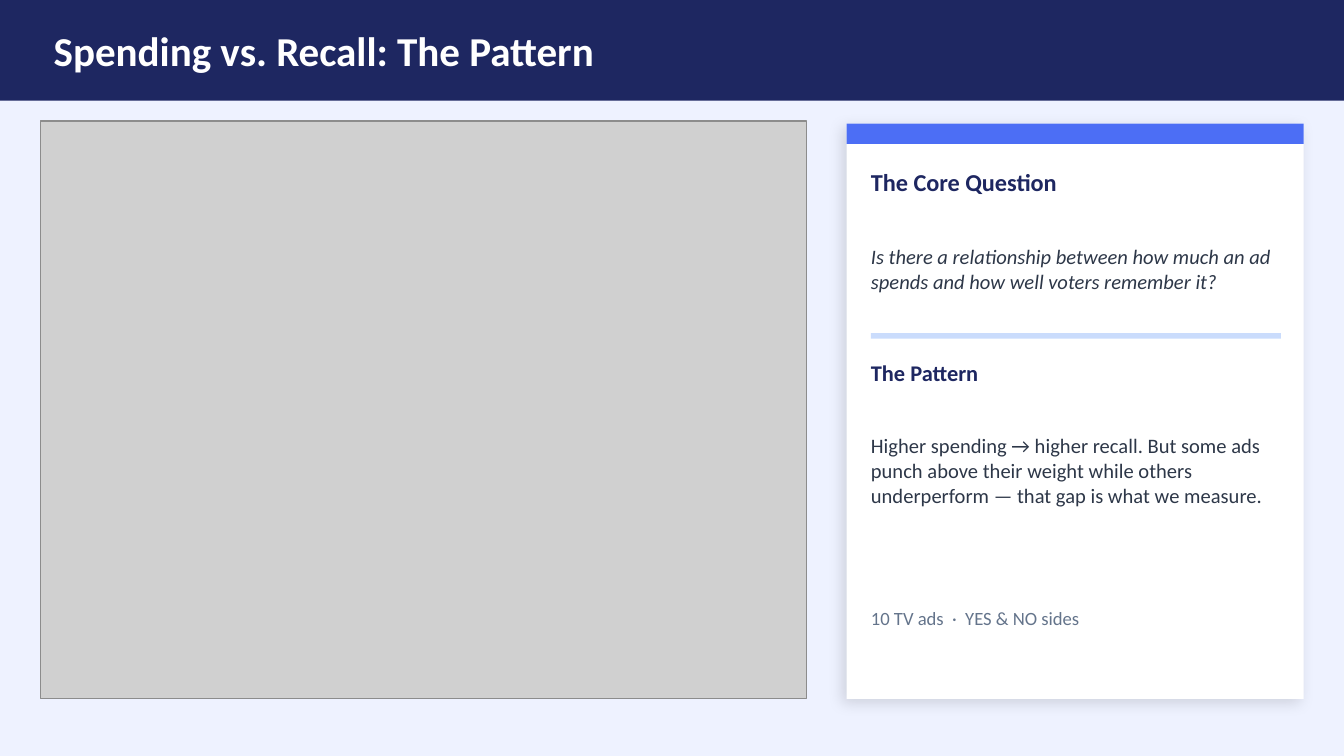
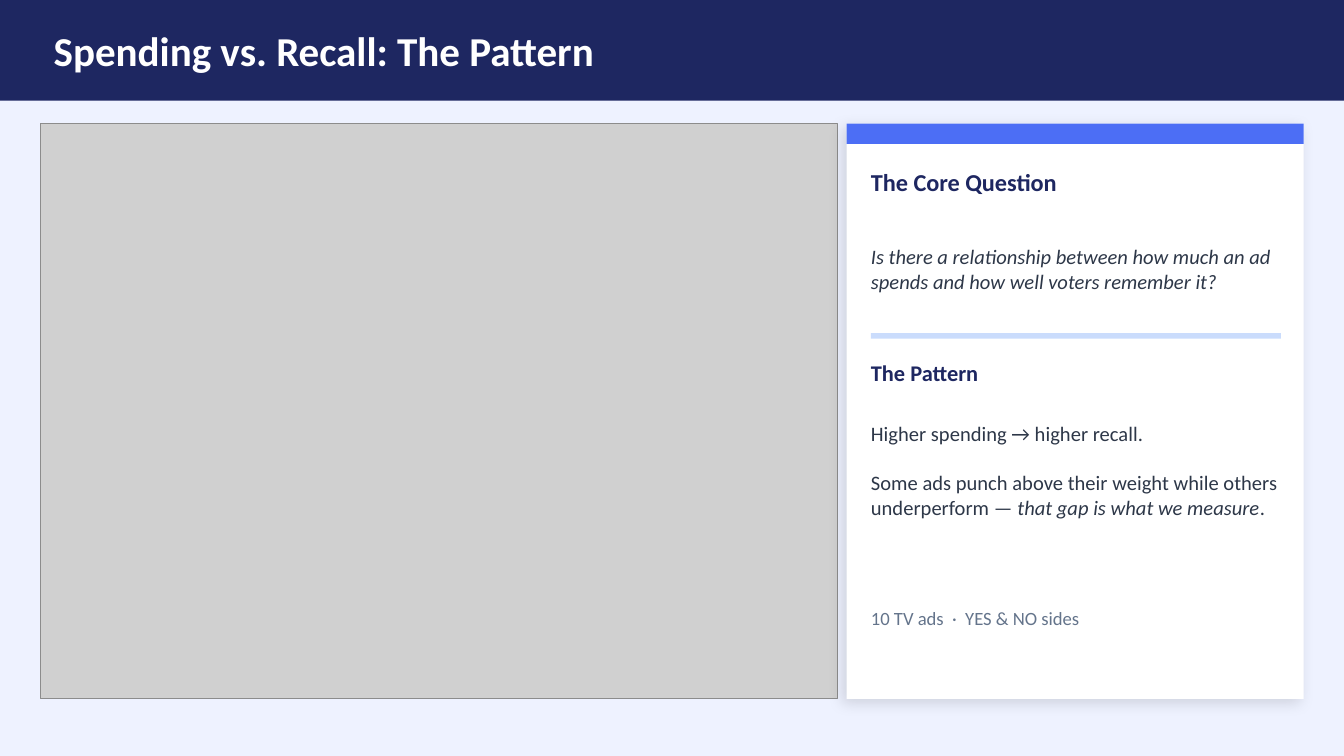
Before and after one commit to cballard18/campaign-stats-modeling-intro, a slide deck: slide 6 of Predictive_Modeling_Lunch_Learn.pptx. Drawn at 1344x756 pixels with LibreOffice and Linux fonts; fonts in the diff are those of the drawing; grey boxes stand for pictures. Boxes give left, top, right and bottom in pixels: in the first picture for what was removed or moved away, otherwise in the second. Text is boxed around its words. In the diff, an @@ line names an element or a change of style, - is before the commit and + after.

```diff
--- a/Predictive_Modeling_Lunch_Learn.pptx
+++ b/Predictive_Modeling_Lunch_Learn.pptx
@@ picture: place and size @@
-picture at (40,121,806,699)
+picture at (40,124,837,699)
@@ text at (871,426,1277,519): text changed @@
-Higher spending → higher recall. But some ads punch above their weight while others underperform — that gap is what we measure.
+Higher spending → higher recall.
+Some ads punch above their weight while others underperform — that gap is what we measure.
```
Also in this commit, not shown: 13 other slides changed.
